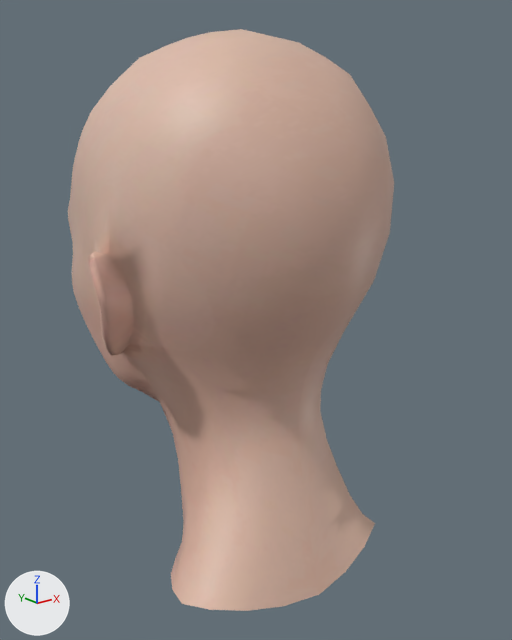
The FBX model Assets/FBX/Female_Face.fbx as it was, and as the next commit left it.
The view is the same before and after, from a 50 mm camera at (-0.233, -0.305, 0.28) aimed at (0.007, -0.005, 0.16). Arrows for +X, +Y and +Z are at lower left; the lights stay in place.

In view in the first picture: 'Female'.
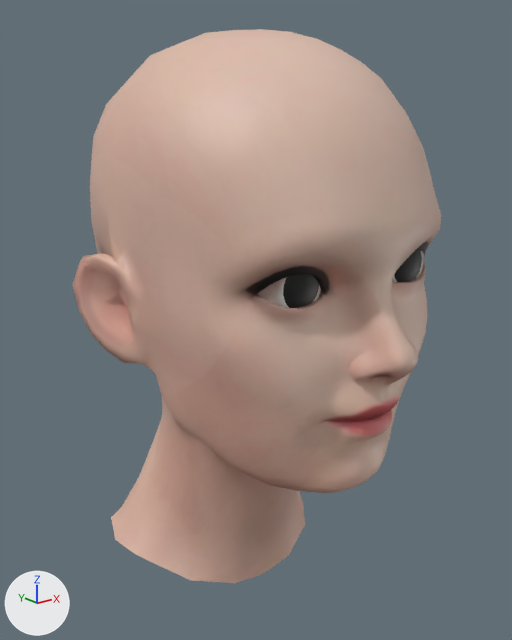
The newer file adds a shape key; the second version is drawn at full value of the shape key 'face3' of 'Female', and the change is written as the vertex moves it makes.

The change, as a diff of the scene's bpy script:
```diff
--- a/Assets/FBX/Female_Face.fbx.py
+++ b/Assets/FBX/Female_Face.fbx.py
@@ me_wolf3d_avatar_006 @@
 me_wolf3d_avatar_006.from_pydata(...)  # 2347 vertices, 4606 faces; spans x -9.3..9.3, y 0.2..31.3, z -12.2..8.6
 # used by ob_female; location = (0.0, 0.0, 0.0); rotation_euler = (1.571, 0.0, 0.0), in degrees (90, 0, 0); scale = (0.01, 0.01, 0.01)
+# me_wolf3d_avatar_006 part 1: 463 of 2347 vertices moved; they spanned x -8.3..8.4, y 6.5..22.5, z -10.4..0.5 and now span x -8.3..8.3, y 6.6..22.5, z -10.4..0.5; mean shift (0.0, -0.1, 0.0); largest move (3.3, 11.3, -7.4) -> (4.2, 10.6, -7.5)
 me_wolf3d_avatar_006.materials.append(mat_skin_f)
@@ ob_female @@
 ob_female.location = (0.0, 0.0, 0.0)
-ob_female.rotation_euler = (1.571, 0.0, 0.0)  # degrees (90, 0, 0)
+ob_female.rotation_euler = (1.571, 0.0, 3.142)  # degrees (90, 0, 180)
 ob_female.scale = (0.01, 0.01, 0.01)
```

What differs and where, as boxes (x1, y1, x2, y2) in the pictures (512 x 640 px; the box of a moved part takes in the faces that stretch with it):
'Female', reshaped, turned
    before: (68, 29, 394, 611)
    after: (73, 29, 441, 583)
part 1 of me_wolf3d_avatar_006, moved or reshaped
    before: (78, 300, 214, 514)
    after: (94, 251, 422, 529)
